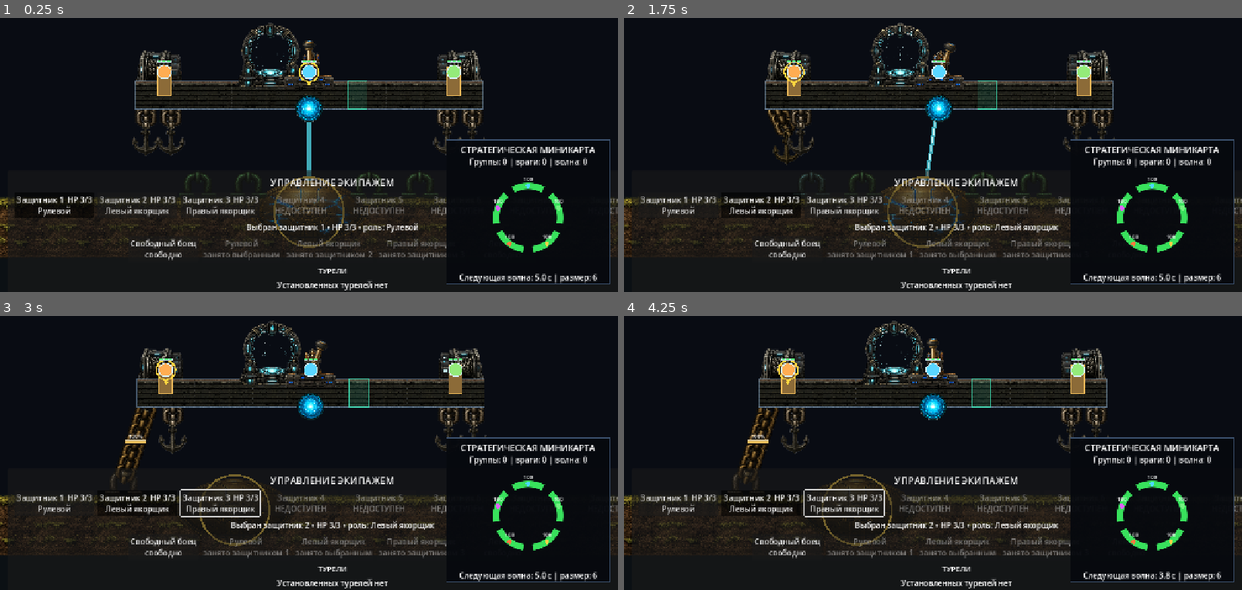
Above: before the commit, frames 1-4 (two rows, left to right).
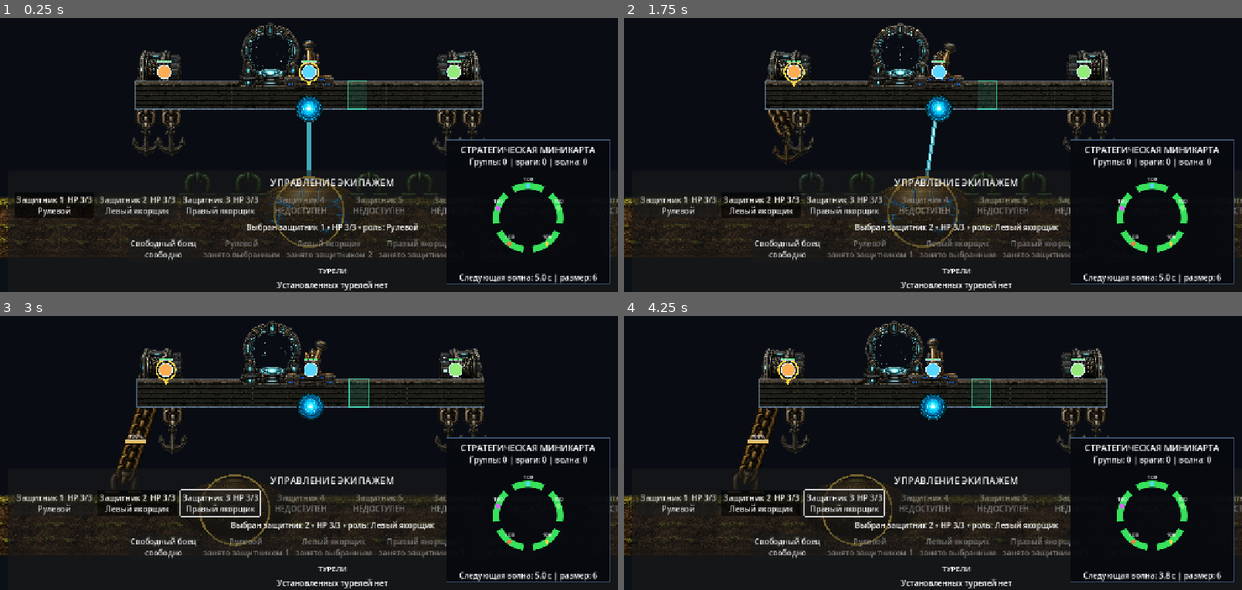
Above: after the commit, the same moments.

Repository: bageus/GloryProtect
Game: Godot game, scene res://scenes/game/game_root_with_flyers.tscn
The game is run twice, just before and just after one commit, with the same random seed, the same clock (stepped at 60 frames per second) and the same inputs.
Inputs (mouse positions are in pixels of both pictures, inside the frame that each line leads up to):
- Up to frame 1 (0.25 s): no input
- Up to frame 2 (1.75 s): click "Защитник 1 HP 3/3 Рулевой" at 0.5 s; tap Enter (ui_accept) at 1.25, 1.52 s; move the mouse to (1068, 100) at 1.27 s; hold Right (ui_right) from 1.28 s (still down); tap 1 at 1.35 s; click (1068, 100) at 1.42 s
- Up to frame 3 (3 s): release Right (ui_right) at 2 s; drag from (185, 433) to (278, 485) at 2.02 s; move the mouse to (370, 340) at 2.77 s; hold Right (ui_right) from 2.78 s (still down); tap 3 at 2.85 s
- Up to frame 4 (4.25 s): release Right (ui_right) at 3.5 s; drag from (902, 485) to (747, 365) at 3.52 s

The runs differ from the first frame. In frame 1, 0.3% of the frame differs, in the area x 25-75%, y 17-29%; in frame 2, 0.3%; in frame 3, 0.3%; in frame 4, 0.3%.

Commit message:
Remove placeholder anchor posts from platform visual

Diff:
--- a/scripts/platform/platform_visual_controller.gd
+++ b/scripts/platform/platform_visual_controller.gd
@@ -137,7 +137,6 @@
 		_draw_cells(platform_width)
 	_draw_portal()
 	_draw_driver_console()
-	_draw_anchor_posts(platform_width)
 	_draw_platform_orb()
 
 
@@ -286,8 +285,6 @@
 		console_tint
 	)
 
-	# The bottom-center of the cropped lever is the pivot. Only the upper part
-	# moves when steering, while the lower attachment remains fixed in place.
 	var lever_mount: Vector2 = console_center + driver_lever_mount_offset
 	var lever_rect := Rect2(
 		Vector2(
@@ -304,23 +301,6 @@
 		console_tint
 	)
 	draw_set_transform(Vector2.ZERO, 0.0, Vector2.ONE)
-
-
-func _draw_anchor_posts(platform_width: float) -> void:
-	var offset: float = (
-		platform_width * 0.5
-		- balance.cell_width * balance.anchor_post_cell_inset
-	)
-	for side: float in [-1.0, 1.0]:
-		var post_rect := Rect2(
-			Vector2(
-				side * offset - balance.anchor_post_width * 0.5,
-				-balance.anchor_post_height
-			),
-			Vector2(balance.anchor_post_width, balance.anchor_post_height)
-		)
-		draw_rect(post_rect, Color(0.55, 0.42, 0.22), true)
-		draw_rect(post_rect, Color(0.92, 0.72, 0.35), false, 2.0)
 
 
 func _draw_platform_orb() -> void:
